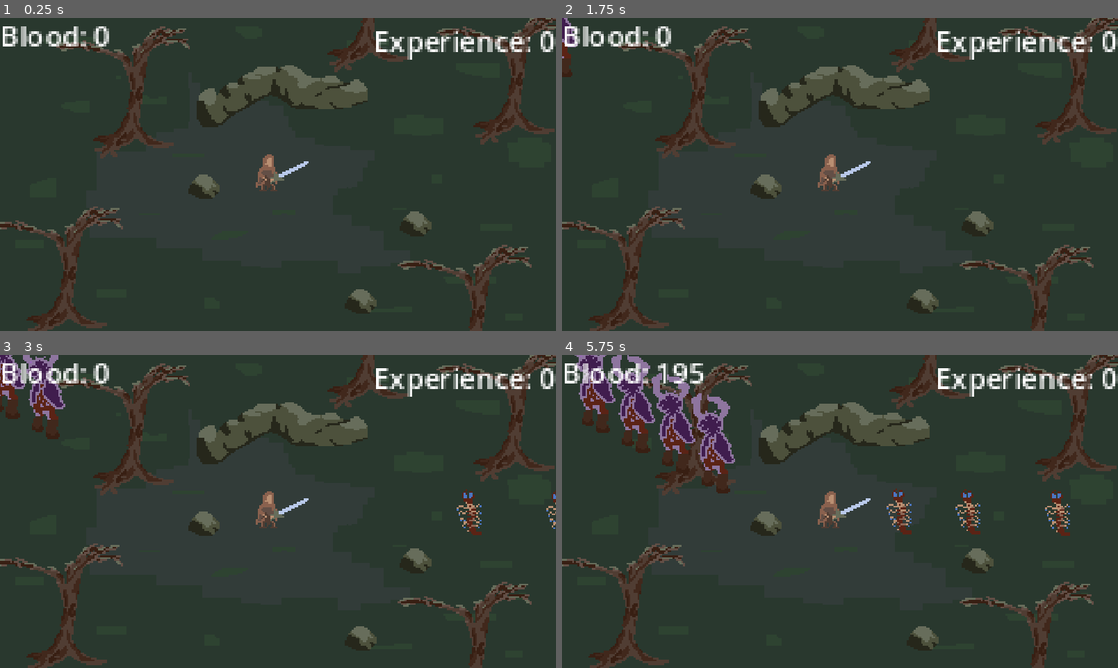
Above: before the commit, frames 1-4 (two rows, left to right).
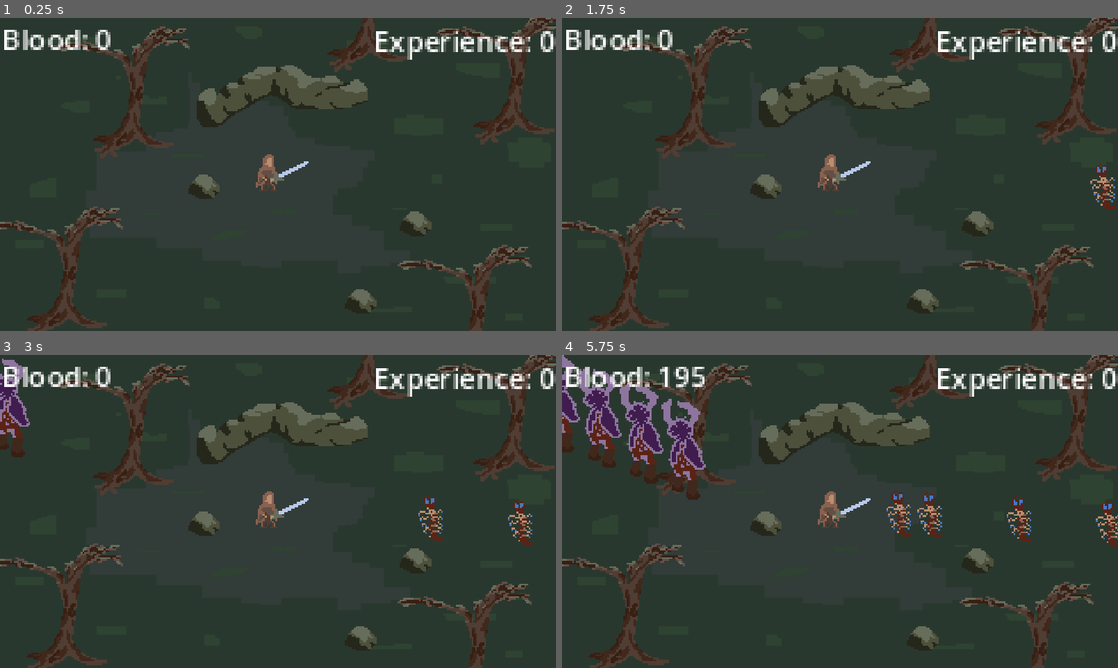
Above: after the commit, the same moments.

Repository: MrTrupen/vampires_idle
Game: Godot game, scene res://Scenes/main_scene.tscn
Same seed, same stepped clock (60 frames per second), same inputs: the game is played once before the commit and once after it. The engine's default icon, where the game draws it, is replaced by a stand-in: a white triangle on a blue panel in a dark square.
Inputs:
- Up to frame 1 (0.25 s): no input
- Up to frame 2 (1.75 s): tap Enter at 0.5 s; tap Space at 1.25 s
- Up to frame 3 (3 s): no input
- Up to frame 4 (5.75 s): no input

The runs differ from the first frame. In frame 1, 0.9% of the frame differs, in the area x 0-20%, y 2-11%; in frame 2, 1.3%; in frame 3, 3.4%; in frame 4, 8.5%, in the area x 0-100%, y 0-62%.

Commit message:
Squashed commit of the following:
commit 683f4897f632feace24efb0a260b1b9338b51fe4
Author: Trupen <MrTrupen@gmail.com>
Date:   Sun Nov 3 20:11:49 2024 +0100

    Hero attacks and kills monsters

commit 873e0399c56c95c2eb1f416e00e913d2b7a897b4
Author: Trupen <MrTrupen@gmail.com>
Date:   Sun Nov 3 20:06:55 2024 +0100

    Small fixes to blood display

Diff:
--- a/Scenes/main_scene.tscn
+++ b/Scenes/main_scene.tscn
@@ -22,30 +22,29 @@
 monitoring = false
 
 [node name="Spawner_deer" parent="." instance=ExtResource("5_fdk3j")]
-position = Vector2(-181, -91)
+position = Vector2(-203, -76)
 monster_data = ExtResource("4_oe0yq")
 monster_template = ExtResource("2_y8684")
 
 [node name="Spawner_bug" parent="." instance=ExtResource("5_fdk3j")]
-position = Vector2(209, 2)
+position = Vector2(187, 9)
 monster_data = ExtResource("3_jf1yb")
 monster_template = ExtResource("2_y8684")
 
 [node name="Spawner_golem" parent="." instance=ExtResource("5_fdk3j")]
-position = Vector2(-184, 89)
+position = Vector2(-94, 108)
 monster_data = ExtResource("7_0j2qv")
 monster_template = ExtResource("2_y8684")
 
 [node name="GUI" type="Node2D" parent="."]
 
 [node name="Blood_counter" type="Label" parent="GUI"]
-anchors_preset = 10
-anchor_right = 1.0
-offset_left = -158.0
-offset_top = -90.0
-offset_right = -78.0
-offset_bottom = -67.0
-grow_horizontal = 2
+anchors_preset = -1
+offset_left = -157.0
+offset_top = -88.0
+offset_right = -77.0
+offset_bottom = -65.0
+grow_vertical = 2
 size_flags_horizontal = 0
 text = "Blood: xxx"
 
--- a/Scripts/hero.gd
+++ b/Scripts/hero.gd
@@ -2,7 +2,12 @@
 
 var max_health: int = 1000
 var health: int = 999999
-var health_regeneration: int = 1
+var health_regeneration: int = 100
+var attack_cooldown: float = 3
+var attack_damage: int = 300
+
+var attack_timer: float = 0
+var enemies_in_range: Array = []
 
 
 func _ready():
@@ -14,10 +19,31 @@
 func get_hit(damage: int):
 	health -= damage
 	MainManager.add_blood(damage)
-	print("Hero hit by monster", health)
+	# print("Hero hit by monster", health)
 
 
 func _physics_process(_delta):
 	health += health_regeneration
 	if health > max_health:
 		health = max_health
+
+	if attack_timer <= 0:
+		attack_timer = attack_cooldown * 60
+		hit_all_enemies()
+	else:
+		attack_timer -= 1
+
+
+func add_enemy(enemy: Area2D):
+	enemies_in_range.append(enemy)
+	print("Enemy added to range")
+
+
+func hit_all_enemies():
+	for enemy in enemies_in_range:
+		if enemy.get_hit(attack_damage):
+			enemies_in_range.erase(enemy)
+			enemy.queue_free()
+			print("Enemy killed")
+		else:
+			print("Enemy survived")
--- a/Scripts/monster.gd
+++ b/Scripts/monster.gd
@@ -14,7 +14,7 @@
 
 func _ready():
 	if data:
-		print("ready")
+		print("Enemy spawned with")
 		data = data.duplicate()
 		get_node("Sprite").texture = data.sprite
 	else:
@@ -33,7 +33,7 @@
 	if is_attacking and attack_timer <= 0:
 		attack_timer = data.attack_cooldown * 60
 		hero.get_hit(data.damage)
-		print("Monster hit hero", data.damage)
+		# print("Monster hit hero", data.damage)
 	else:
 		attack_timer -= 1
 
@@ -43,7 +43,16 @@
 	is_attacking = true
 	is_moving = false
 	hero.get_hit(data.damage)
-	print("Monster hit hero", data.damage)
+	hero.add_enemy(self)
+	# print("Monster hit hero", data.damage)
+
+
+func get_hit(damage: int) -> bool:
+	data.health -= damage
+	if data.health <= 0:
+		MainManager.add_experience(10)
+		return true
+	return false
 
 
 # Creates a new enemy instance based on provided data and template.
